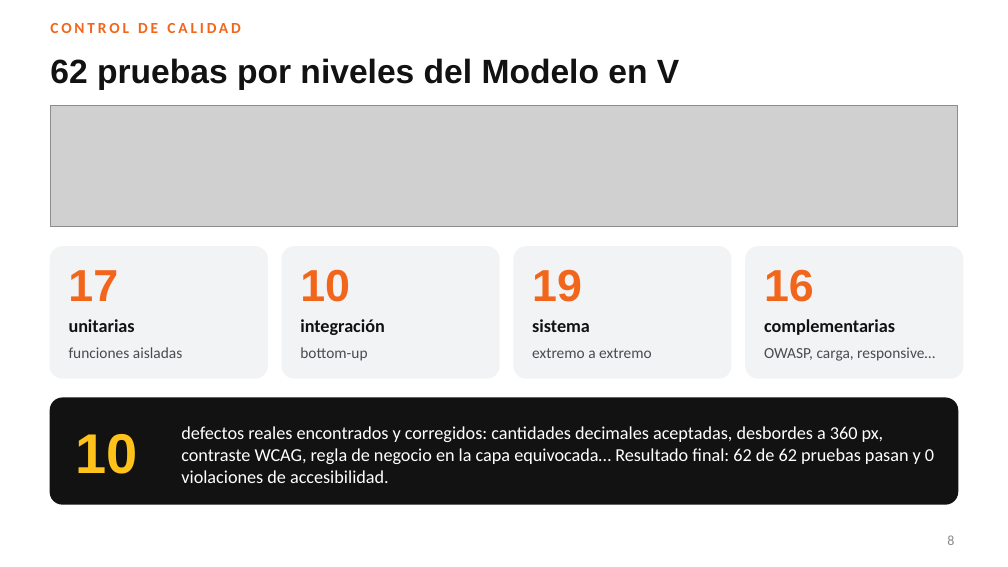
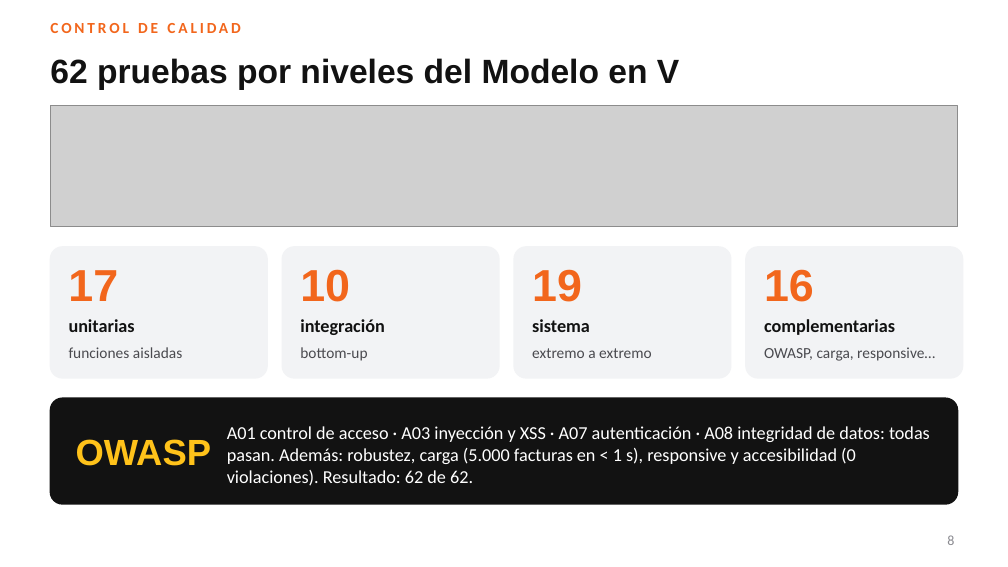
Before and after one commit to slonbuitrago-bit/motorepuestos-oriente, a slide deck: slide 8 of docs/final/Presentacion-Sustentacion-Motorepuestos-del-Oriente.pptx. Drawn at 1008x567 pixels with LibreOffice and Linux fonts; fonts in the diff are those of the drawing; grey boxes stand for pictures; background and template pictures are left out. Boxes give left, top, right and bottom in pixels: in the first picture for what was removed or moved away, otherwise in the second. Text is boxed around its words. In the diff, an @@ line names an element or a change of style, - is before the commit and + after.

```diff
--- a/docs/final/Presentacion-Sustentacion-Motorepuestos-del-Oriente.pptx
+++ b/docs/final/Presentacion-Sustentacion-Motorepuestos-del-Oriente.pptx
@@ text at <box>76,439,211,466</box>: text changed; size 40 to 26 pt @@
-10
+OWASP
@@ text at <box>227,426,930,486</box>: text changed @@
-defectos reales encontrados y corregidos: cantidades decimales aceptadas, desbordes a 360 px, contraste WCAG, regla de negocio en la capa equivocada… Resultado final: 62 de 62 pruebas pasan y 0 violaciones de accesibilidad.
+A01 control de acceso · A03 inyección y XSS · A07 autenticación · A08 integridad de datos: todas pasan. Además: robustez, carga (5.000 facturas en < 1 s), responsive y accesibilidad (0 violaciones). Resultado: 62 de 62.
```
Also in this commit, not shown: 1 other slide changed, 1 slide added, 1 slide removed, 3 other files.
